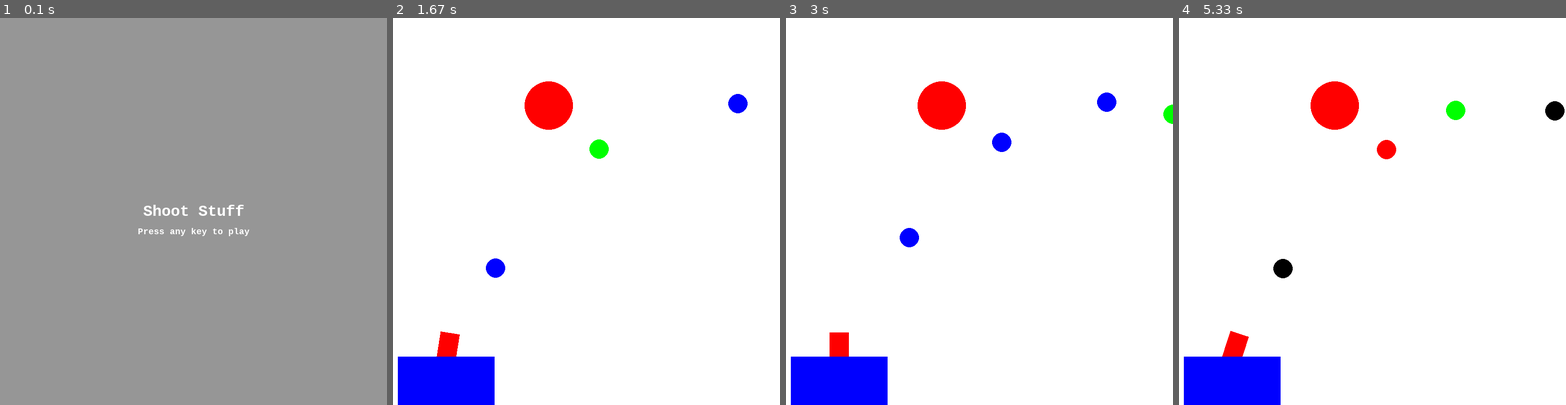
Above: before the commit, frames 1-4 (left to right).
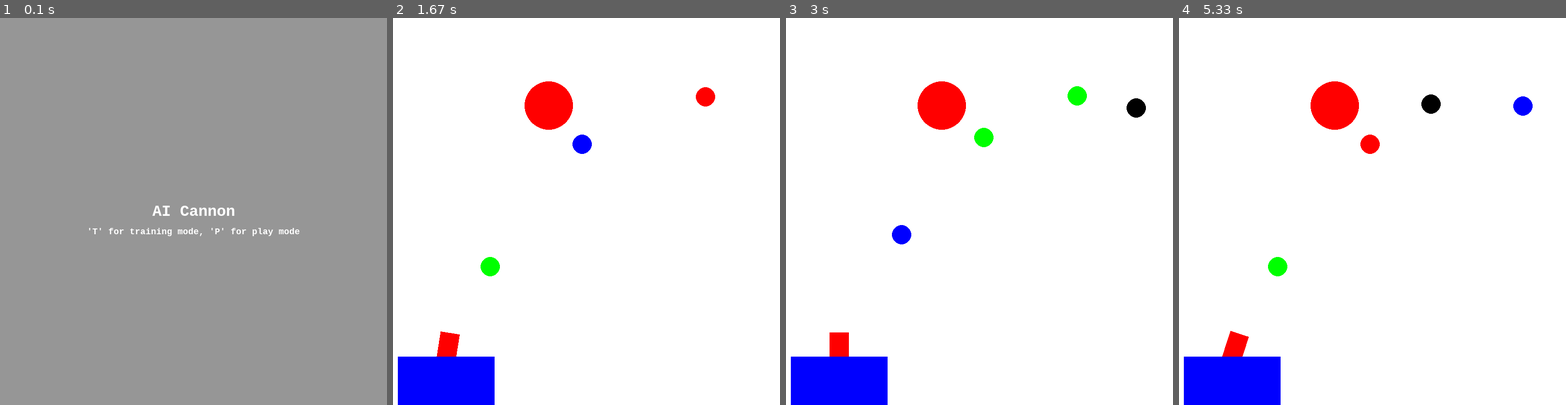
Above: after the commit, the same moments.

Repository: arman-ashrafian/CannonPyGame
Game: pygame game, started from game.py
The game is run twice, just before and just after one commit, with the same random seed, the same clock (stepped at 60 frames per second) and the same inputs.
Inputs:
- Up to frame 1 (0.1 s): no input
- Up to frame 2 (1.67 s): hold P 0.33-0.8 s; tap Space at 0.83, 1.23, 1.53 s; hold Right 1.17-1.63 s
- Up to frame 3 (3 s): hold Right 1.67-2.13 s; tap Space at 1.73, 2.03, 2.23, 2.53, 2.8 s; hold Left 2.17-2.7 s; hold Left from 2.73 s (still down)
- Up to frame 4 (5.33 s): tap Space at 3.1, 3.23, 3.53, 3.9, 4.2, 4.4, 4.7, 4.9, 5.2 s; release Left at 3.13 s; hold Right 3.17-3.8 s; hold Left 3.83-4.3 s; hold Right 4.33-4.8 s; hold Right 4.83-5.3 s

The runs differ from the first frame. In frame 1, 0.7% of the frame differs, in the area x 23-78%, y 48-57%; in frame 2, 1.0%; in frame 3, 1.3%; in frame 4, 1.4%, in the area x 23-100%, y 19-68%.

Commit message:
added training mode and play mode

Diff:
--- a/brain.py
+++ b/brain.py
@@ -1,11 +1,12 @@
 import numpy as np
 import scipy.linalg
+from game import hitArray
 
-x = [321, 428, 490, 296, 578, 640, 543, 264, 512, 428, 374, 613, 610, 545, 319, 241, 488, 559, 516, 593, 643, 231, 310, 411, 547, 342, 195, 162, 320, 420, 298, 409, 253, 348, 215, 454, 303, 221, 610, 259, 253, 359, 543, 450, 481, 357, 199, 202, 541, 324, 304, 631, 443]
-y = [387, 205, 285, 244, 341, 245, 426, 244, 150, 401, 327, 529, 162, 291, 369, 269, 160, 524, 464, 358, 156, 549, 169, 501, 278, 404, 238, 240, 178, 495, 258, 540, 335, 393, 194, 293, 268, 513, 279, 199, 468, 320, 299, 509, 220, 505, 451, 315, 498, 294, 357, 537, 415]
-z = [-28, -20, -35, -15, -46, -43, -47, -14, -28, -44, -28, -67, -25, -35, -24, -12, -26, -63, -55, -45, -24, -34, -17, -56, -39, -29, -11, -7, -20, -48, -13, -64, -20, -39, -5, -40, -24, -24, -41, -13, -25, -34, -42, -52, -27, -48, -17, -12, -62, -26, -26, -69, -45]
+# x = [321, 428, 490, 296, 578, 640, 543, 264, 512, 428, 374, 613, 610, 545, 319, 241, 488, 559, 516, 593, 643, 231, 310, 411, 547, 342, 195, 162, 320, 420, 298, 409, 253, 348, 215, 454, 303, 221, 610, 259, 253, 359, 543, 450, 481, 357, 199, 202, 541, 324, 304, 631, 443]
+# y = [387, 205, 285, 244, 341, 245, 426, 244, 150, 401, 327, 529, 162, 291, 369, 269, 160, 524, 464, 358, 156, 549, 169, 501, 278, 404, 238, 240, 178, 495, 258, 540, 335, 393, 194, 293, 268, 513, 279, 199, 468, 320, 299, 509, 220, 505, 451, 315, 498, 294, 357, 537, 415]
+# z = [-28, -20, -35, -15, -46, -43, -47, -14, -28, -44, -28, -67, -25, -35, -24, -12, -26, -63, -55, -45, -24, -34, -17, -56, -39, -29, -11, -7, -20, -48, -13, -64, -20, -39, -5, -40, -24, -24, -41, -13, -25, -34, -42, -52, -27, -48, -17, -12, -62, -26, -26, -69, -45]
 
-data = np.c_[x,y,z]
+data = np.c_[hitArray[0],hitArray[1],hitArray[2]]
 
 # best-fit linear plane
 A = np.c_[data[:,0], data[:,1], np.ones(data.shape[0])]
--- a/game.py
+++ b/game.py
@@ -2,12 +2,13 @@
 import sys
 import math
 import random
-import brain
 
 pg.init()
 
 # holds x, y, angle
-hitArray = [[], [], []]
+hitArray = [[321],
+            [387],
+            [-28]]
 
 #Colors
 BLACK = (0, 0, 0)
@@ -112,22 +113,24 @@
     def show(self):
         pg.draw.circle(screen, RED, (self.x, self.y), self.radius,0)
 
-
 def gameIntro():
     global screen
 
-    buttonPressed = False
+    playing, training = False, False
     screen.fill(LGREY)
 
-    introText = "Shoot Stuff"
-    pressText = "Press any key to play"
-
-    while not buttonPressed:
+    introText = "AI Cannon"
+    pressText = "'T' for training mode, 'P' for play mode"
+
+    while not playing or not training:
         for event in pg.event.get():
             if event.type == pg.QUIT:
                 sys.exit()
             if event.type == pg.KEYDOWN:
-                buttonPressed = True
+                if event.key == pg.K_t:
+                    return "training"
+                if event.key == pg.K_p:
+                    return "playing"
 
         screen.fill(LGREY)
 
@@ -173,9 +176,7 @@
                 if event.key == pg.K_SPACE:
                     if not shotDisabled:
                         randomIndex = random.randint(0, 3)
-                        # newBall = Ball(cannonAngle, 18, colorList[randomIndex],
-                        #                (cannon.xTop, cannon.yTop))
-                        newBall = Ball(brain.getAngle(), 18, colorList[randomIndex],
+                        newBall = Ball(cannonAngle, 18, colorList[randomIndex],
                                        (cannon.xTop, cannon.yTop))
                         ballsShot.append(newBall)
             if event.type == pg.KEYUP:
@@ -215,9 +216,82 @@
         pg.display.flip()
         clock.tick(fps)
 
+def cpuGameLoop():
+    import brain
+
+
+    done = False
+
+    cannonAngle = 0
+    cannonAngleChange = 0
+    ballsShot = []
+
+    cannon = Cannon()
+    target = Target()
+
+    shotDisabled = False
+
+    #----Main Loop----#
+    while not done:
+        # clear screen
+        screen.fill(WHITE)
+
+        for event in pg.event.get():
+            if event.type == pg.QUIT:
+                done = True
+            if event.type == pg.KEYDOWN:
+                if event.key == pg.K_RIGHT:
+                    cannonAngleChange = -1
+                if event.key == pg.K_LEFT:
+                    cannonAngleChange = 1
+                if event.key == pg.K_SPACE:
+                    if not shotDisabled:
+                        randomIndex = random.randint(0, 3)
+                        newBall = Ball(brain.getAngle(), 18, colorList[randomIndex],
+                                       (cannon.xTop, cannon.yTop))
+                        ballsShot.append(newBall)
+            if event.type == pg.KEYUP:
+                cannonAngleChange = 0
+
+
+        # --- Game Logic
+
+        # cannon boundries
+        if(cannonAngle + cannonAngleChange <= 70 and
+           cannonAngle + cannonAngleChange >= -70):
+            cannonAngle += cannonAngleChange
+
+
+        # --- Drawing
+        cannon.drawCannon(cannonAngle)
+        target.show()
+
+        for b in ballsShot:
+            if b.x > WIDTH + 30 or b.x < 0 - 30 or b.y < 0 or b.y > HEIGHT:
+                ballsShot.remove(b)
+                if target.hit:
+                    # create new target if hit=True and ball is off screen
+                    target = Target()
+                    shotDisabled = False
+            else:
+                b.updateBall()
+
+            b.checkHit(target, cannonAngle)
+
+            # hide target if hit
+            if target.hit:
+                target.radius = 0
+                shotDisabled = True
+
+        # --- update screen
+        pg.display.flip()
+        clock.tick(fps)
+
 def runGame():
-    gameIntro()
-    gameLoop()
+    option = gameIntro()
+    if option == "training":
+        gameLoop()
+    cpuGameLoop()
     pg.quit()
 
 if __name__ == '__main__':
--- a/main.py
+++ b/main.py
@@ -1,18 +1,3 @@
 from game import runGame, hitArray
 from mpl_toolkits.mplot3d import Axes3D
 import matplotlib.pyplot as plt
-
-runGame()
-
-fig = plt.figure()
-ax = fig.add_subplot(111, projection='3d')
-
-ax.set_xlabel('X Position')
-ax.set_ylabel('Y Position')
-ax.set_zlabel('Angle')
-
-print(hitArray[0])
-print(hitArray[1])
-print(hitArray[2])
-ax.scatter(hitArray[0], hitArray[1], hitArray[2], c='r', marker='o')
-plt.show()
